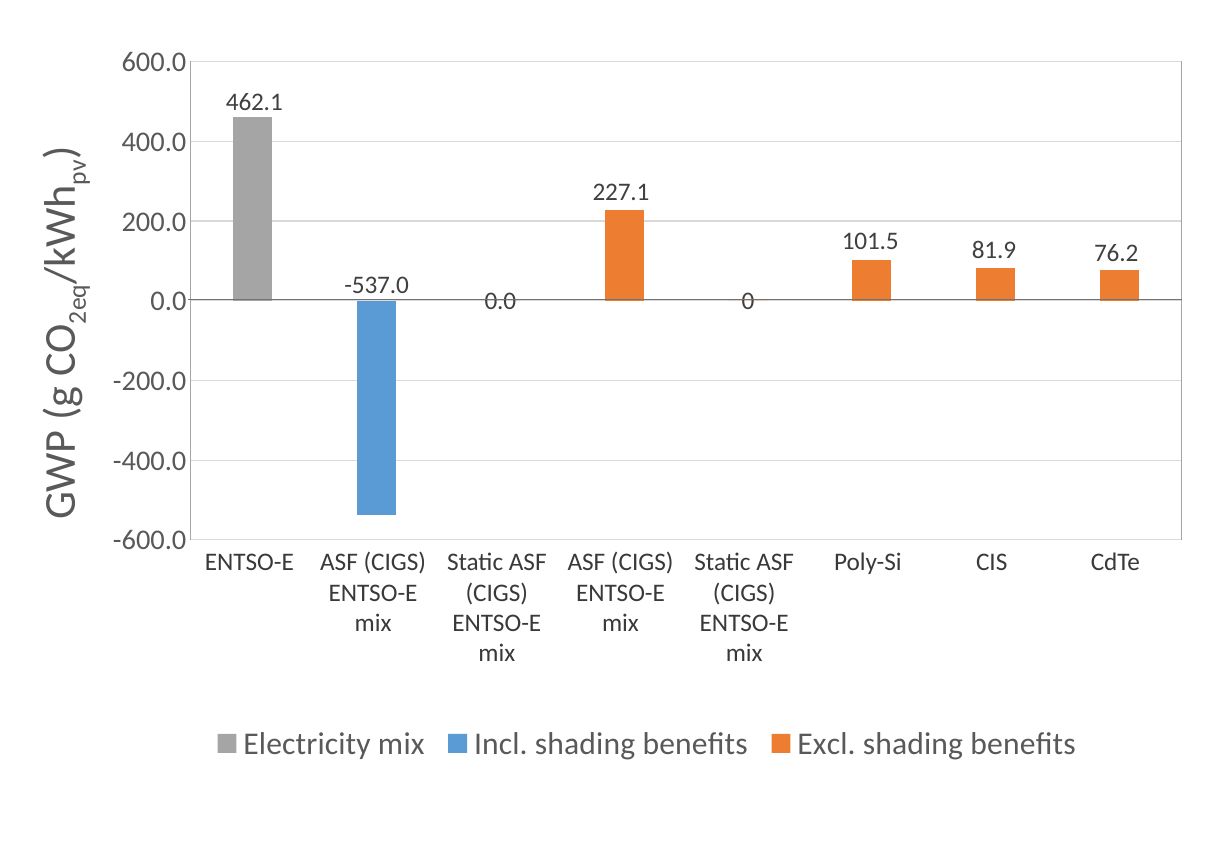
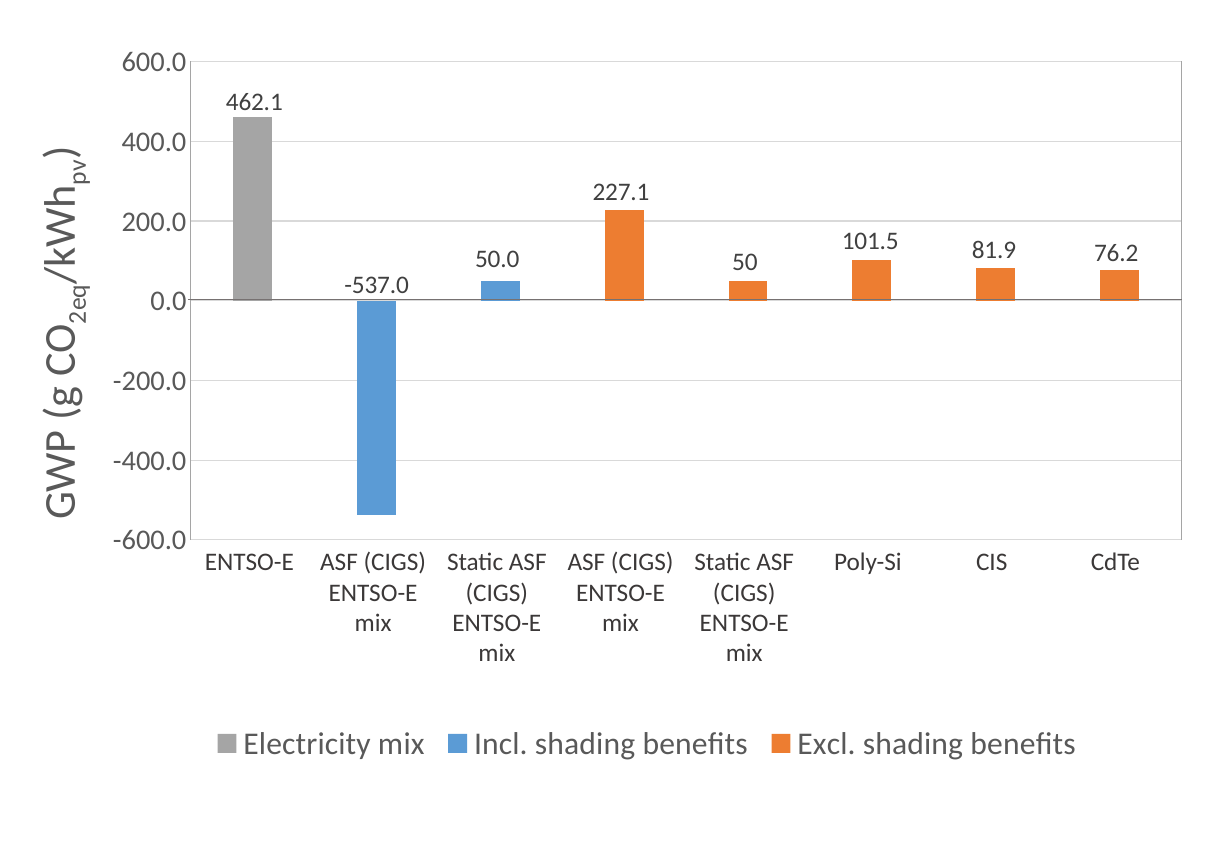
Before and after one commit to architecture-building-systems/LCA_Paper, a slide deck: slide 19 of elsarticle/Images/Thesis charts.pptx. Drawn at 1232x853 pixels with LibreOffice and Linux fonts; fonts in the diff are those of the drawing. Boxes give left, top, right and bottom in pixels: in the first picture for what was removed or moved away, otherwise in the second. Text is boxed around its words. In the diff, an @@ line names an element or a change of style, - is before the commit and + after.

```diff
--- a/elsarticle/Images/Thesis charts.pptx
+++ b/elsarticle/Images/Thesis charts.pptx
@@ column stacked chart at box(27, 42, 1204, 775) @@
@@ Incl. shading benefits, 3: 0 to 50 @@
@@ data labels of Incl. shading benefits changed @@
@@ Excl. shading benefits, 5: 0 to 50 @@
@@ data labels of Excl. shading benefits changed @@
```
Also in this commit, not shown: 1 other file.
